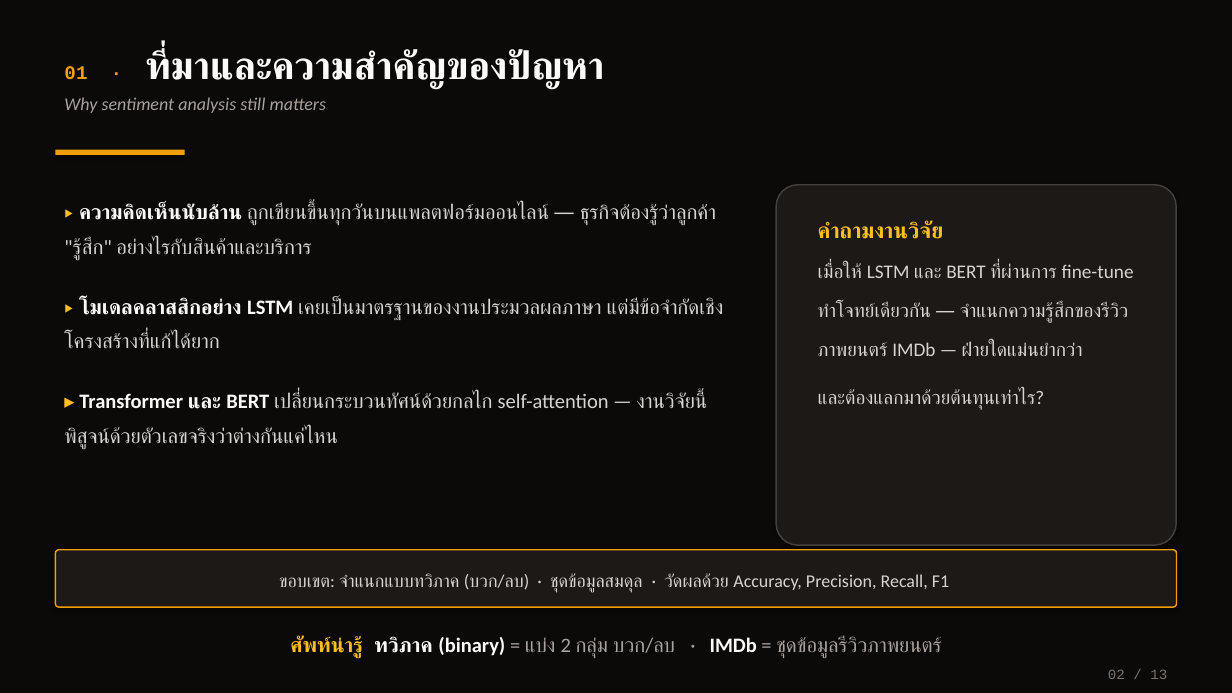
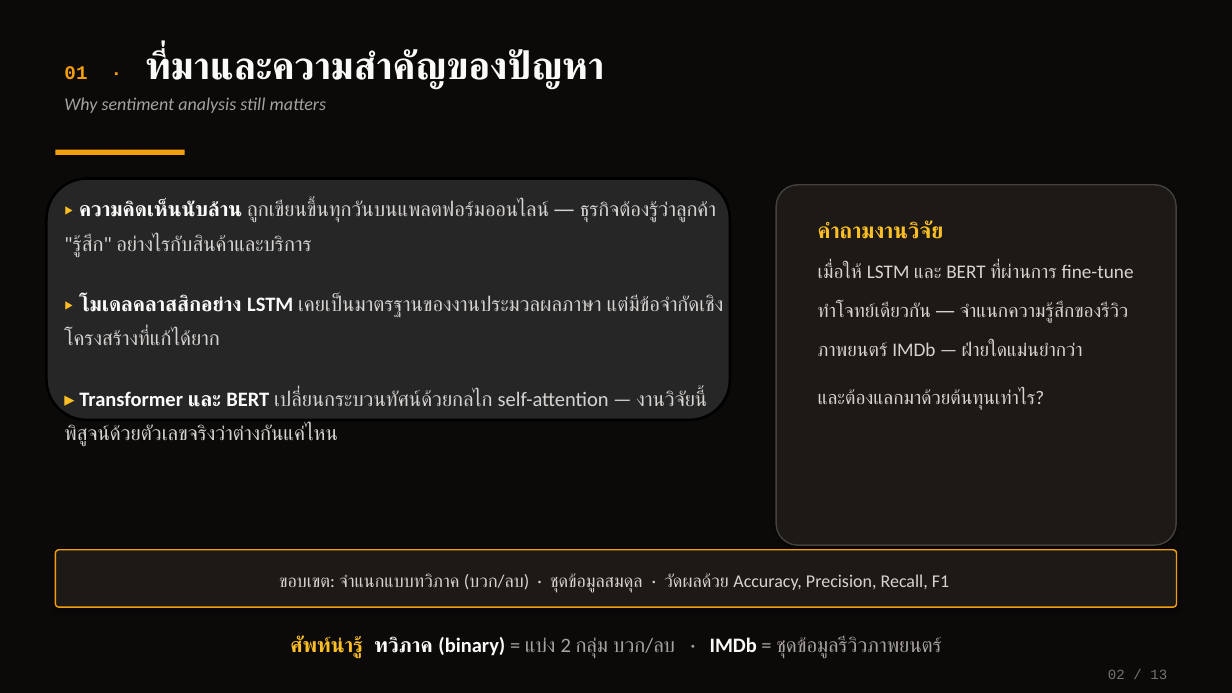
Before and after one commit to Poomwillbeprogrammer/LSTM-versus-Transformer, a slide deck: slide 2 of LLM_Presentation.pptx. Drawn at 1232x693 pixels with LibreOffice and Linux fonts; fonts in the diff are those of the drawing. Boxes give left, top, right and bottom in pixels: in the first picture for what was removed or moved away, otherwise in the second. Text is boxed around its words. In the diff, an @@ line names an element or a change of style, - is before the commit and + after.

```diff
--- a/LLM_Presentation.pptx
+++ b/LLM_Presentation.pptx
@@ rounded rectangle added at (46, 178, 730, 420), fill #262626, outline #000000 2 pt @@
```
Also in this commit, not shown: 2 other slides changed, 6 other files.
